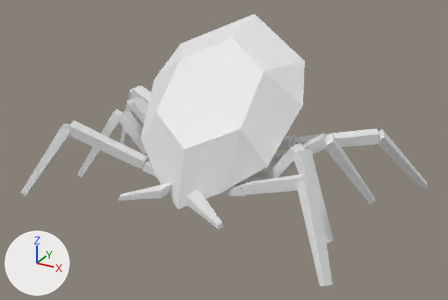
The glTF model glb_imports/Paramite.glb as it was, and as the next commit left it.
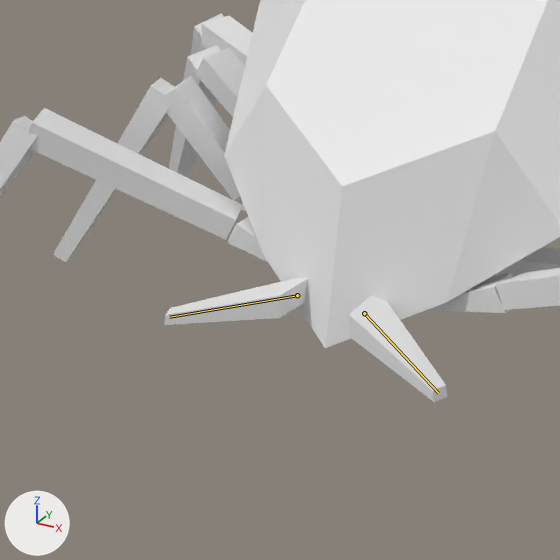
Old and new are each drawn whole from a camera (50 mm lens) standing at (4.27, -7.28, 2.89) and looking at (0.22, 0.08, -0.79) and again close up on the part from 13% to 59% of the width and 27% to 96% of the height. Every picture has the same lights, and +X, +Y and +Z are marked at lower left. The last two pictures show the newer version. Both versions are drawn at frame 0 of the action 'bite'; the numbers are the values there. The bones that change are drawn over the model as lines in the close-ups.

Objects in the first close-up: 'Body', 'LeftMandible', 'LeftVeryFrontThigh', 'RightMandible', 'RightMiddleBackShin', 'RightMiddleBackThigh', 'RightMiddleFrontShin', 'RightMiddleFrontThigh', 'RightVeryBackThigh', 'RightVeryFrontShin', 'RightVeryFrontThigh' and 1 more.
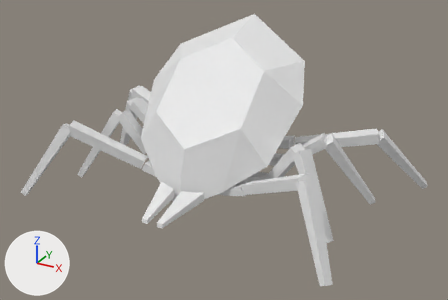
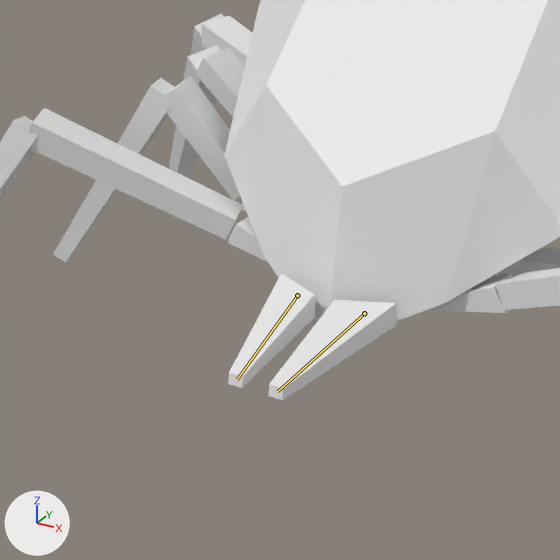
What the commit changed:
Bone 'Bone.001.L' (bone_bone_001_l) turns from (-70, -10, 8) to (0, 0, 0) degrees about its own x, y and z.
Bone 'Bone.001.R' (bone_bone_001_r) turns from (-70, 10, -8) to (0, 0, 0) degrees about its own x, y and z.

Where the change shows, as pixel boxes [x1, y1, x2, y2] in the close-ups (560 x 560 px):
'LeftMandible', posed (31% wider, 6% shorter): before [349, 295, 447, 402]; after [268, 300, 397, 400]
'RightMandible', posed: before [164, 278, 308, 325]; after [228, 273, 315, 388]
bone 'Bone.001.L', root to tip: before (364, 313) to (438, 393); after (364, 313) to (277, 391)
bone 'Bone.001.R', root to tip: before (297, 295) to (169, 317); after (297, 295) to (237, 379)
